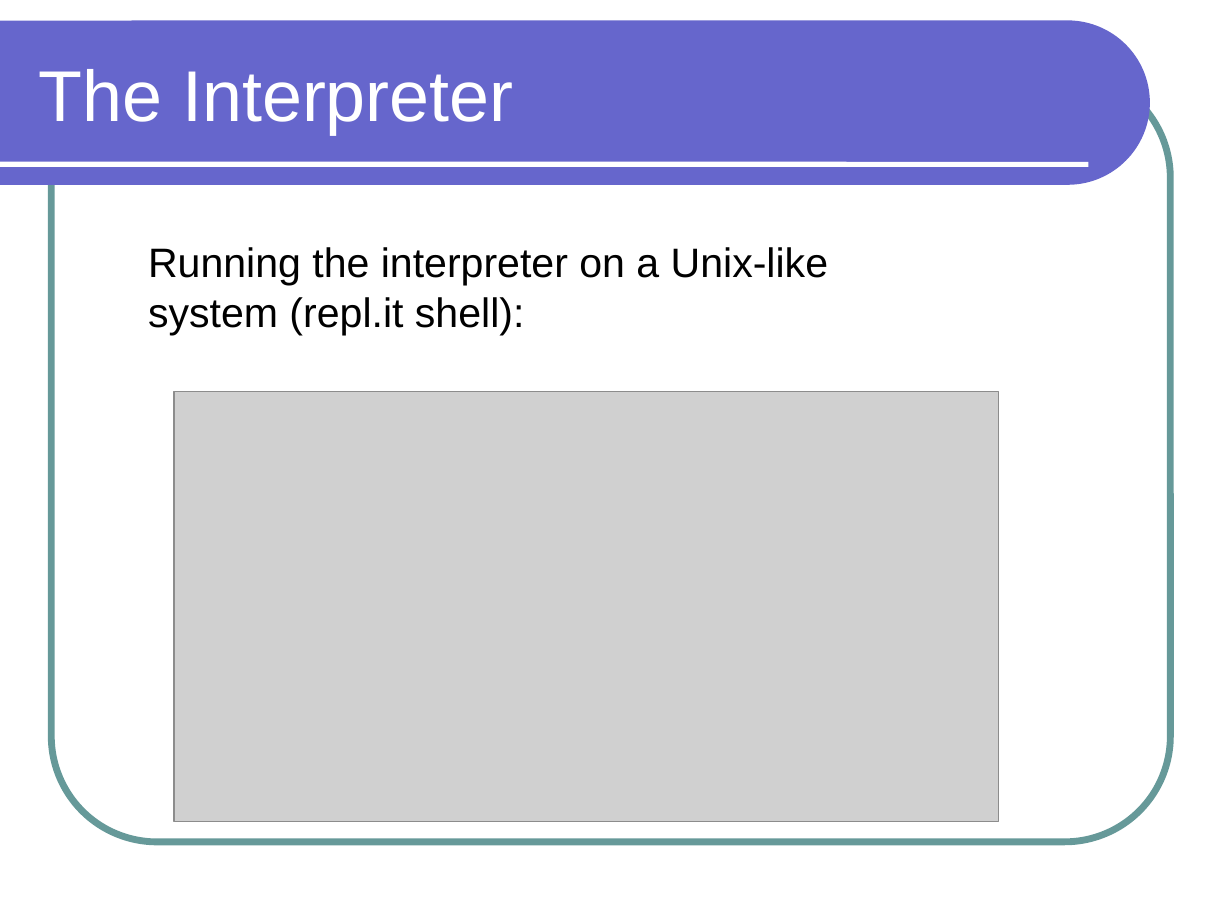
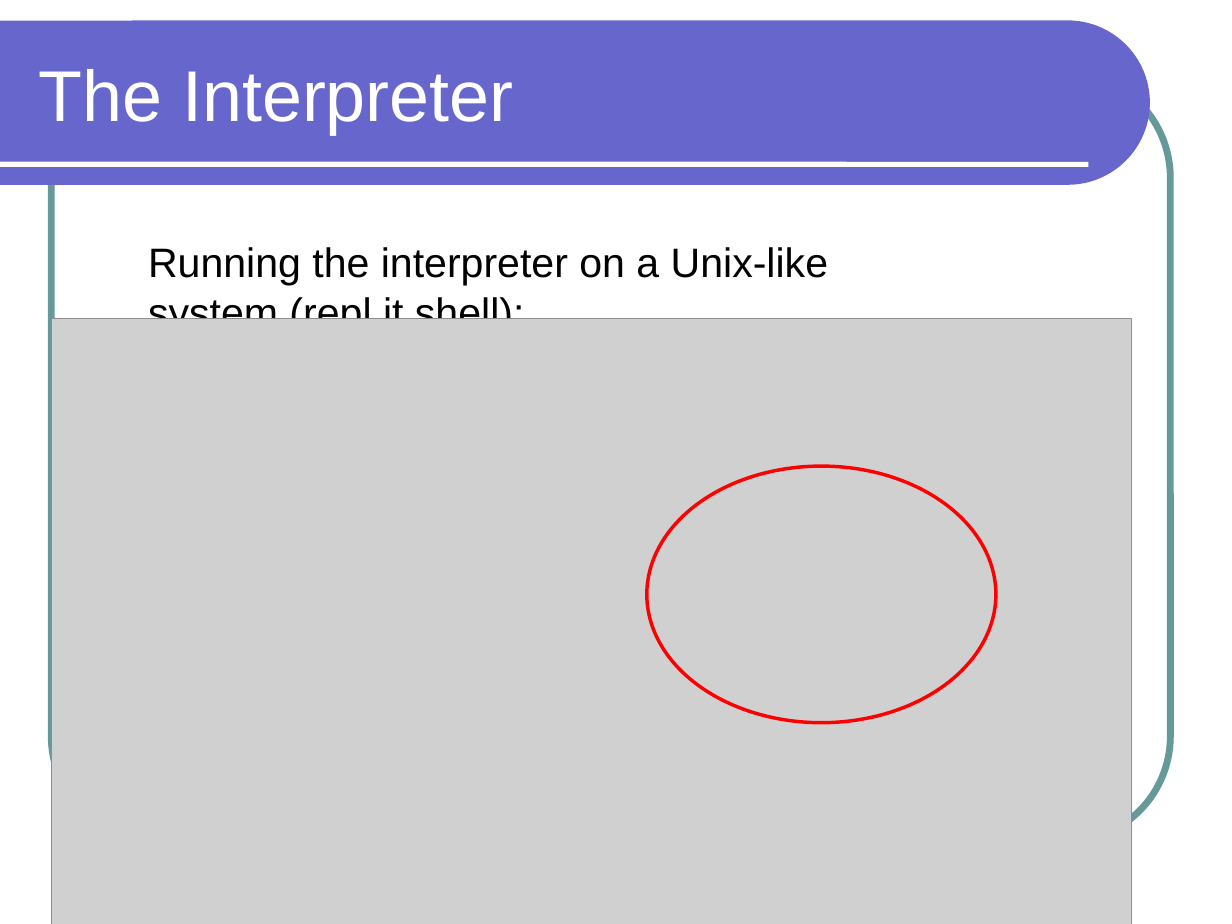
Before and after one commit to lutzhamel/CSC301, a slide deck: slide 26 of notes/csc301-ln012.ppt. Drawn at 1232x924 pixels with LibreOffice and Linux fonts; fonts in the diff are those of the drawing; grey boxes stand for pictures. Boxes give left, top, right and bottom in pixels: in the first picture for what was removed or moved away, otherwise in the second. Text is boxed around its words. In the diff, an @@ line names an element or a change of style, - is before the commit and + after.

```diff
--- a/notes/csc301-ln012.ppt
+++ b/notes/csc301-ln012.ppt
@@ picture: place and size @@
-picture at [174, 392, 998, 822]
+picture at [52, 318, 1132, 924]
@@ ellipse added at [647, 466, 995, 722], outline #FF0000 2.01 pt @@
```
Also in this commit, not shown: 2 slides added, 5 other files.
